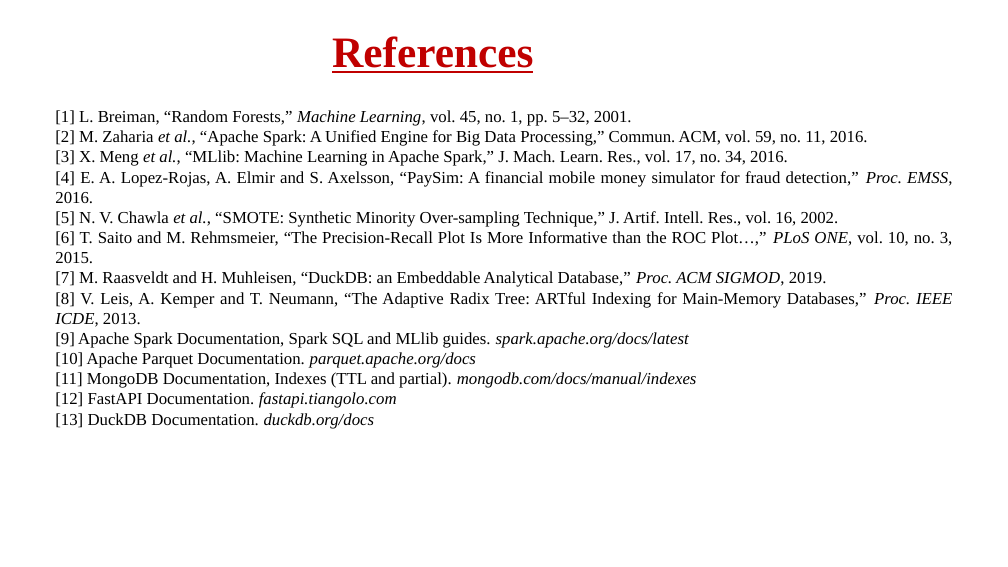
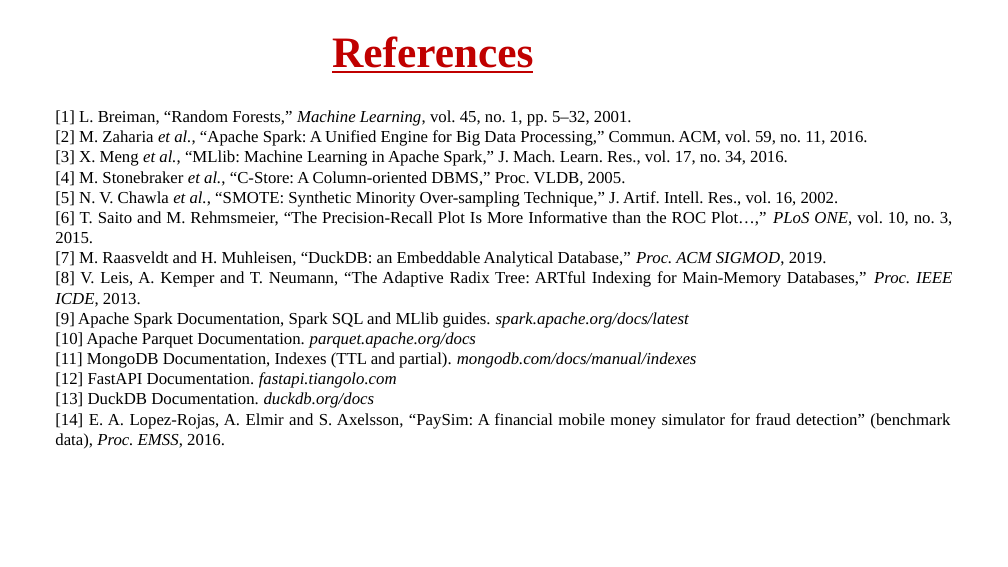
Before and after one commit to JayQuery-007/bank_transaction_analysis, a slide deck: slide 11 of docs/Mini_Project_Presentation.pptx. Drawn at 1008x567 pixels with LibreOffice and Linux fonts; fonts in the diff are those of the drawing; background and template pictures are left out. Boxes give left, top, right and bottom in pixels: in the first picture for what was removed or moved away, otherwise in the second. Text is boxed around its words. In the diff, an @@ line names an element or a change of style, - is before the commit and + after.

```diff
--- a/docs/Mini_Project_Presentation.pptx
+++ b/docs/Mini_Project_Presentation.pptx
@@ text at bbox=[55, 171, 626, 186]: text changed @@
-[4] E. A. Lopez-Rojas, A. Elmir and S. Axelsson, “PaySim: A financial mobile money simulator for fraud detection,” Proc. EMSS, 2016.
+[4] M. Stonebraker et al., “C-Store: A Column-oriented DBMS,” Proc. VLDB, 2005.
@@ text at bbox=[55, 413, 950, 449]: paragraph added @@
+[14] E. A. Lopez-Rojas, A. Elmir and S. Axelsson, “PaySim: A financial mobile money simulator for fraud detection” (benchmark data), Proc. EMSS, 2016.
```
Also in this commit, not shown: 7 other slides changed, 5 other files.
